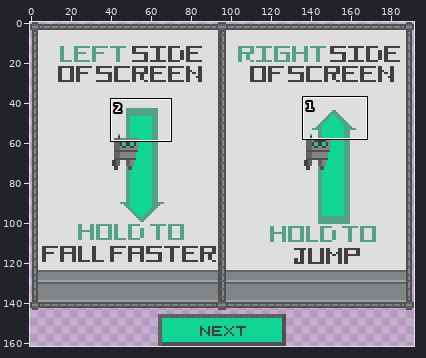
One commit to this pixel-art file: art/tutorial.ase. The first picture is a wide view before the edit; the outline marks the close-up.
Close-up. Old version:
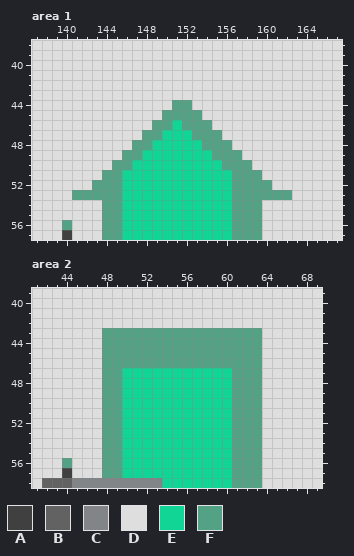
192x162 pixels, 1 frame. Colours within 5 levels of each other are drawn and written as one. Shown: area 1: x 137..167, y 38..57; area 2: x 41..69, y 39..58. The commit also changed other parts of the picture, which this record leaves out.
Visible layers, top first: "button", "robots", "explanation", "background".
Palette (. is transparent): A #404040  B #626262  C #828588  D #dedede  E #10d594  F #54a286
Pixels before, area 1, first column x 137:
38 DDDDDDDDDDDDDDDDDDDDDDDDDDDDDDD
39 DDDDDDDDDDDDDDDDDDDDDDDDDDDDDDD
40 DDDDDDDDDDDDDDDDDDDDDDDDDDDDDDD
41 DDDDDDDDDDDDDDDDDDDDDDDDDDDDDDD
42 DDDDDDDDDDDDDDDDDDDDDDDDDDDDDDD
43 DDDDDDDDDDDDDDDDDDDDDDDDDDDDDDD
44 DDDDDDDDDDDDDDFFDDDDDDDDDDDDDDD
45 DDDDDDDDDDDDDFFFFDDDDDDDDDDDDDD
46 DDDDDDDDDDDDFFEFFFDDDDDDDDDDDDD
47 DDDDDDDDDDDFFEEEFFFDDDDDDDDDDDD
48 DDDDDDDDDDFFEEEEEFFFDDDDDDDDDDD
49 DDDDDDDDDFFEEEEEEEFFFDDDDDDDDDD
50 DDDDDDDDFFEEEEEEEEEFFFDDDDDDDDD
51 DDDDDDDFFEEEEEEEEEEEFFFDDDDDDDD
52 DDDDDDFFFEEEEEEEEEEEFFFFDDDDDDD
53 DDDDFFFFFEEEEEEEEEEEFFFFFFDDDDD
54 DDDDDDDFFEEEEEEEEEEEFFFDDDDDDDD
55 DDDDDDDFFEEEEEEEEEEEFFFDDDDDDDD
56 DDDFDDDFFEEEEEEEEEEEFFFDDDDDDDD
57 DDDADDDFFEEEEEEEEEEEFFFDDDDDDDD
Pixels before, area 2, first column x 41:
39 DDDDDDDDDDDDDDDDDDDDDDDDDDDDD
40 DDDDDDDDDDDDDDDDDDDDDDDDDDDDD
41 DDDDDDDDDDDDDDDDDDDDDDDDDDDDD
42 DDDDDDDDDDDDDDDDDDDDDDDDDDDDD
43 DDDDDDDFFFFFFFFFFFFFFFFDDDDDD
44 DDDDDDDFFFFFFFFFFFFFFFFDDDDDD
45 DDDDDDDFFFFFFFFFFFFFFFFDDDDDD
46 DDDDDDDFFFFFFFFFFFFFFFFDDDDDD
47 DDDDDDDFFEEEEEEEEEEEFFFDDDDDD
48 DDDDDDDFFEEEEEEEEEEEFFFDDDDDD
49 DDDDDDDFFEEEEEEEEEEEFFFDDDDDD
50 DDDDDDDFFEEEEEEEEEEEFFFDDDDDD
51 DDDDDDDFFEEEEEEEEEEEFFFDDDDDD
52 DDDDDDDFFEEEEEEEEEEEFFFDDDDDD
53 DDDDDDDFFEEEEEEEEEEEFFFDDDDDD
54 DDDDDDDFFEEEEEEEEEEEFFFDDDDDD
55 DDDDDDDFFEEEEEEEEEEEFFFDDDDDD
56 DDDFDDDFFEEEEEEEEEEEFFFDDDDDD
57 DDDADDDFFEEEEEEEEEEEFFFDDDDDD
58 DBBBCCCCCCCCCEEEEEEEFFFDDDDDD
Now the later version:
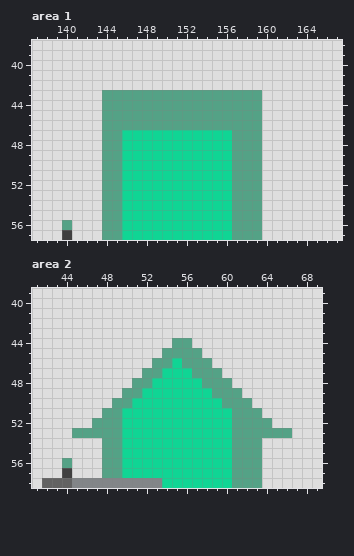
Edits made:
Area 1, layer "explanation":
y 43: x 144..159 DDDDDDDDDDDDDDDD -> FFFFFFFFFFFFFFFF
y 44: x 144..150 DDDDDDD -> FFFFFFF; x 153..159 DDDDDDD -> FFFFFFF
y 45: x 144..149 DDDDDD -> FFFFFF; x 154..159 DDDDDD -> FFFFFF
y 46: x 144..148 DDDDD -> FFFFF; x 151 E -> F; x 155..159 DDDDD -> FFFFF
y 47: x 144..149 DDDDFF -> FFEEEE; x 153..159 FFFDDDD -> EEEEFFF
y 48: x 144..148 DDDFF -> FFEEE; x 154..159 FFFDDD -> EEEFFF
y 49: x 144..147 DDFF -> FFEE; x 155..156 FF -> EE; x 158..159 DD -> FF
y 50: x 144 D -> F; x 146 F -> E; x 156 F -> E; x 159 D -> F
y 52: x 143 F -> D; x 160 F -> D
y 53: x 141..143 FFF -> DDD; x 160..162 FFF -> DDD
Area 2, layer "explanation":
y 43: x 48..63 FFFFFFFFFFFFFFFF -> DDDDDDDDDDDDDDDD
y 44: x 48..54 FFFFFFF -> DDDDDDD; x 57..63 FFFFFFF -> DDDDDDD
y 45: x 48..53 FFFFFF -> DDDDDD; x 58..63 FFFFFF -> DDDDDD
y 46: x 48..52 FFFFF -> DDDDD; x 55 F -> E; x 59..63 FFFFF -> DDDDD
y 47: x 48..53 FFEEEE -> DDDDFF; x 57..63 EEEEFFF -> FFFDDDD
y 48: x 48..52 FFEEE -> DDDFF; x 58..63 EEEFFF -> FFFDDD
y 49: x 48..51 FFEE -> DDFF; x 59..60 EE -> FF; x 62..63 FF -> DD
y 50: x 48 F -> D; x 50 E -> F; x 60 E -> F; x 63 F -> D
y 52: x 47 D -> F; x 64 D -> F
y 53: x 45..47 DDD -> FFF; x 64..66 DDD -> FFF
Where, in picture pixels (left, top, right, bottom), the same in both close-ups:
changed: (72, 90, 292, 200)
changed: (72, 328, 292, 438)
